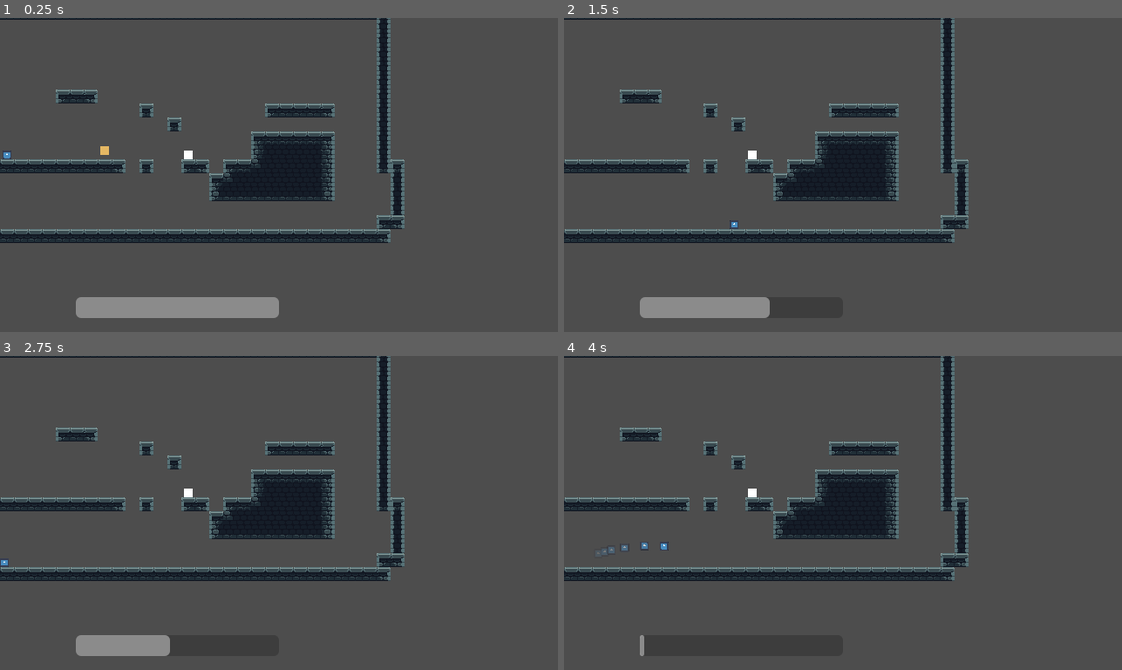
Above: before the commit, frames 1-4 (two rows, left to right).
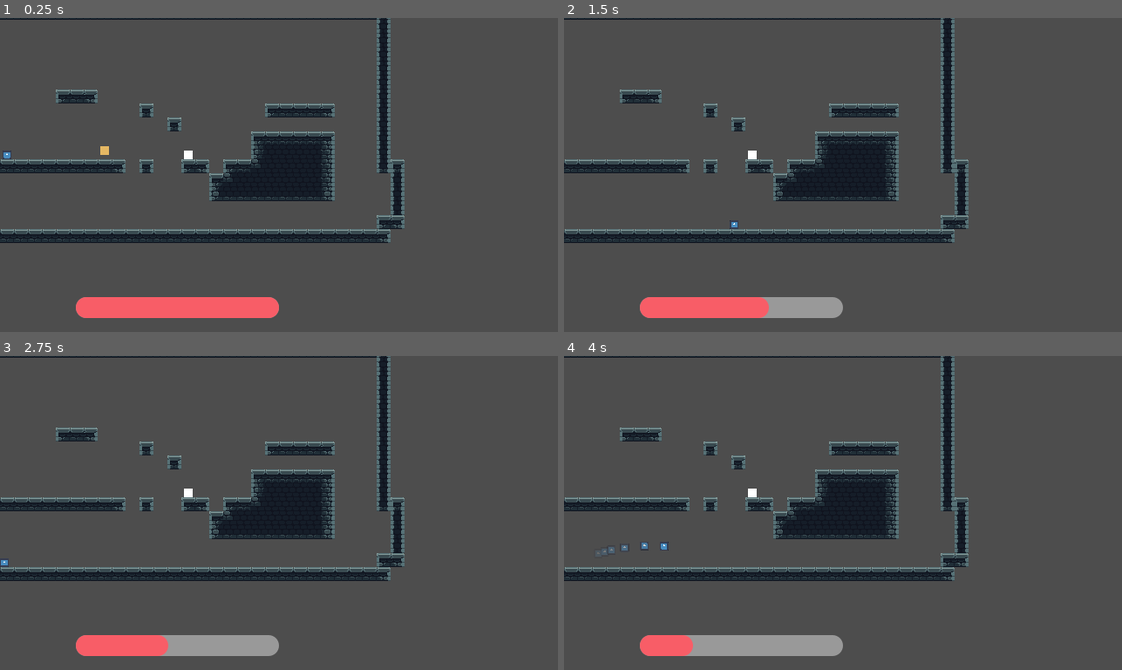
Above: after the commit, the same moments.

Repository: Robocraft999/ScalesToScale
Game: Godot game, scene res://scenes/root.tscn
The game is run twice, just before and just after one commit, with the same random seed, the same clock (stepped at 60 frames per second) and the same inputs. The engine's default icon, where the game draws it, is replaced by a stand-in: a white triangle on a blue panel in a dark square.
Inputs (mouse positions are in pixels of both pictures, inside the frame that each line leads up to):
- Up to frame 1 (0.25 s): no input
- Up to frame 2 (1.5 s): tap Enter at 0.5 s; move the mouse to (965, 159) at 0.52 s; hold D (move_right) 0.53-1.25 s; hold X (dash) 0.53-1.25 s; click (965, 159) at 0.67 s; tap Space (jump) at 0.77 s; drag from (731, 190) to (815, 237) at 1.27 s
- Up to frame 3 (2.75 s): move the mouse to (334, 443) at 2.02 s; hold A (move_left) from 2.03 s (still down); hold X (dash) from 2.03 s (still down); tap Mouse wheel down (mouse_wheel_down) at 2.1 s
- Up to frame 4 (4 s): release A (move_left) at 2.75 s; release X (dash) at 2.75 s; drag from (815, 575) to (675, 465) at 2.77 s; move the mouse to (1010, 560) at 3.52 s; hold D (move_right) from 3.53 s (still down); hold Shift (scale_toggle) from 3.53 s (still down); tap Space (jump) at 3.77 s; tap X (dash) at 3.8 s

The runs differ from the first frame. In frame 1, 2.4% of the frame differs, in the area x 13-50%, y 88-96%; in frame 2, 2.4%; in frame 3, 2.4%; in frame 4, 2.4%.

Commit message:
Dash Bar Styling

Diff:
--- a/scenes/test.tscn
+++ b/scenes/test.tscn
@@ -7,6 +7,23 @@
 [ext_resource type="PackedScene" uid="uid://cvg3yiw0w3rjb" path="res://scenes/objects/collectible.tscn" id="3_h7wox"]
 [ext_resource type="AudioStream" uid="uid://bwqdbhehtihcc" path="res://sfx/dash.wav" id="6_hndjv"]
 [ext_resource type="PackedScene" uid="uid://dce48rt84l5ft" path="res://scenes/objects/scaler.tscn" id="7_xs4ma"]
+
+[sub_resource type="StyleBoxFlat" id="StyleBoxFlat_taspc"]
+corner_radius_top_left = 15
+corner_radius_top_right = 15
+corner_radius_bottom_right = 15
+corner_radius_bottom_left = 15
+
+[sub_resource type="StyleBoxFlat" id="StyleBoxFlat_wqyle"]
+bg_color = Color(0.972406, 0.363683, 0.404291, 1)
+corner_radius_top_left = 15
+corner_radius_top_right = 15
+corner_radius_bottom_right = 15
+corner_radius_bottom_left = 15
+
+[sub_resource type="Theme" id="Theme_egryi"]
+ProgressBar/styles/background = SubResource("StyleBoxFlat_taspc")
+ProgressBar/styles/fill = SubResource("StyleBoxFlat_wqyle")
 
 [sub_resource type="RectangleShape2D" id="RectangleShape2D_jtt55"]
 
@@ -21,6 +38,7 @@
 offset_top = 320.0
 offset_right = 320.0
 offset_bottom = 344.0
+theme = SubResource("Theme_egryi")
 value = 50.0
 show_percentage = false
 
--- a/scripts/test.gd
+++ b/scripts/test.gd
@@ -9,7 +9,8 @@
 # Called every frame. 'delta' is the elapsed time since the previous frame.
 func _process(_delta: float) -> void:
 	if $Player.is_dash_active():
-		$DashBar.value = abs(1 - ($Player.DASH_DURATION_MILLIS - $Player.dash_active_time_remaining()) / float($Player.DASH_DURATION_MILLIS))
+		var new_value = 100 * abs(1 - ($Player.DASH_DURATION_MILLIS - $Player.dash_active_time_remaining()) / float($Player.DASH_DURATION_MILLIS))
+		$DashBar.value = int(new_value) if new_value > 10 else 0
 	elif $Player.dash_timeout_remaining() == 0:
 		$DashBar.value = 100
 	else:
Not shown: 1 places in scenes/test.tscn that only renumber resources
